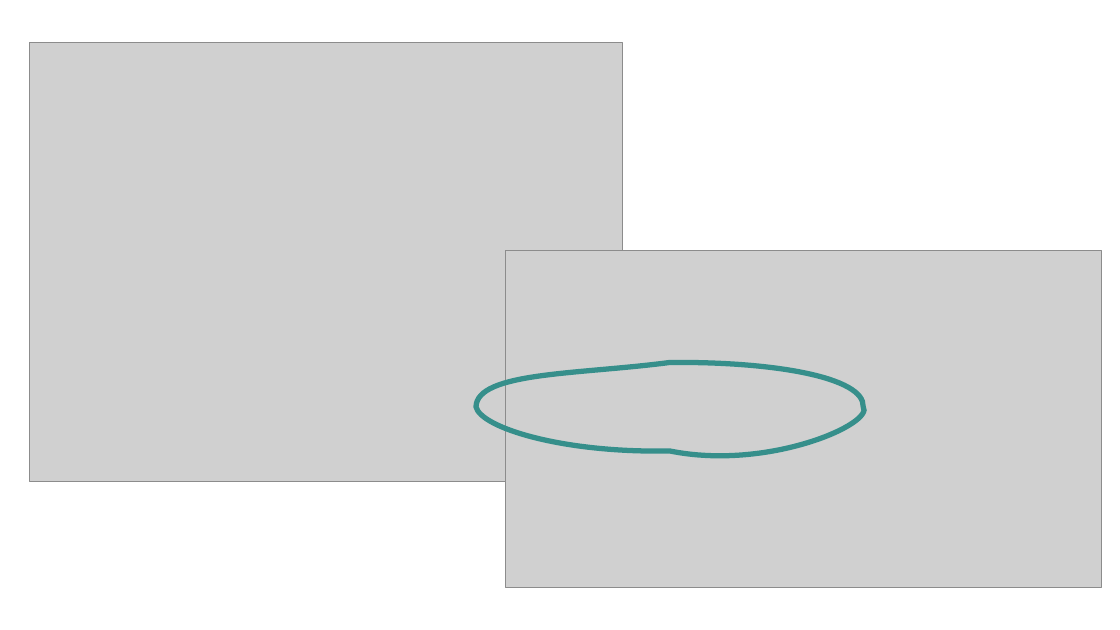
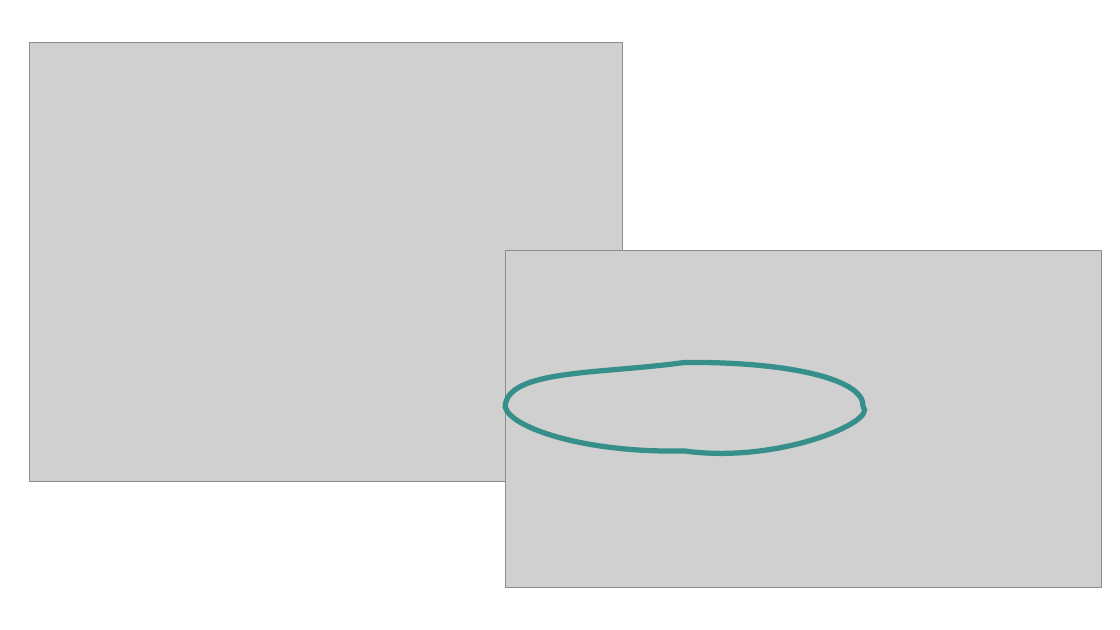
Before and after one commit to selinaZitrone/get-started-with-git, a slide deck: slide 39 of slides/img/images.pptx. Drawn at 1120x630 pixels with LibreOffice and Linux fonts; fonts in the diff are those of the drawing; grey boxes stand for pictures. Boxes give left, top, right and bottom in pixels: in the first picture for what was removed or moved away, otherwise in the second. Text is boxed around its words. In the diff, an @@ line names an element or a change of style, - is before the commit and + after.

```diff
--- a/slides/img/images.pptx
+++ b/slides/img/images.pptx
@@ freeform shape: place and size @@
-freeform shape at [476,363,864,451]
+freeform shape at [505,363,863,451]
```
Also in this commit, not shown: 2 other slides changed, 3 slides added, 15 other files.
